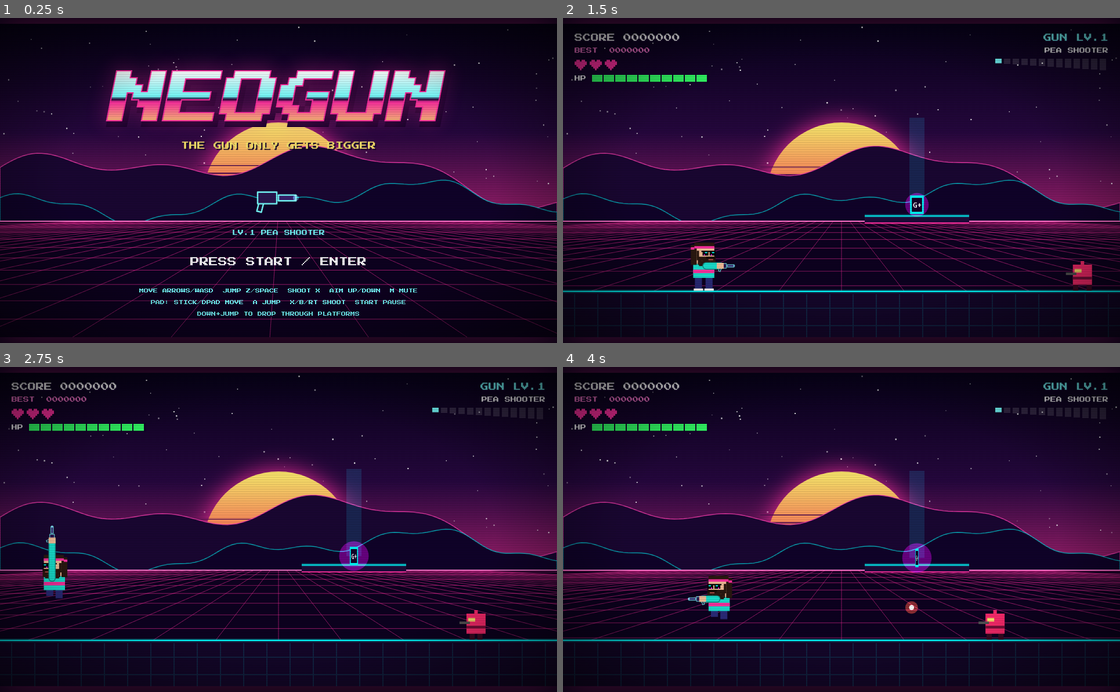
Above: before the commit, frames 1-4 (two rows, left to right).
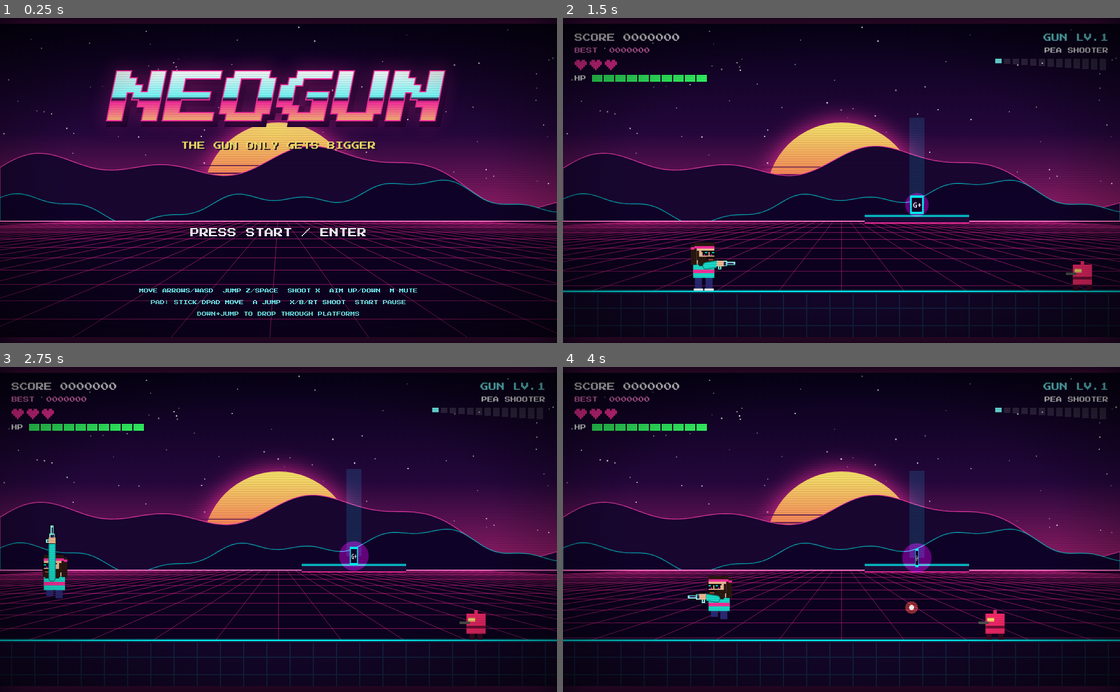
Above: after the commit, the same moments.

Repository: markashleybell/neogame
Game: browser game, page index.html
Same seed, same stepped clock (60 frames per second), same inputs: the game is played once before the commit and once after it.
Inputs (mouse positions are in pixels of both pictures, inside the frame that each line leads up to):
- Up to frame 1 (0.25 s): no input
- Up to frame 2 (1.5 s): click (841, 180) at 0.27 s; hold Right from 1.03 s (still down); tap Space at 1.1 s
- Up to frame 3 (2.75 s): release Right at 1.53 s; hold Down 1.58-1.85 s; tap Space at 1.6, 2.1, 2.6 s; hold Left 1.9-2.47 s; tap A at 2.52 s; hold Up from 2.52 s (still down)
- Up to frame 4 (4 s): release Up at 2.82 s; hold Right 2.87-3.53 s; tap Space at 3.1, 3.6 s; hold Up 3.58-3.82 s; hold Left from 3.87 s (still down)

The runs differ from the first frame. In frame 1, 1.0% of the frame differs, in the area x 34-66%, y 53-77%; in frame 2, less than 0.1%; in frame 3, less than 0.1%; in frame 4, less than 0.1%.

Commit message:
Tweaks

Diff:
--- a/game.js
+++ b/game.js
@@ -10,7 +10,8 @@
 const GROW_FRAMES = 45;
 
 const canvas = document.getElementById('game');
-const ctx = canvas.getContext('2d');
+// `let` so gun sprites can temporarily redirect drawing to their low-res buffer.
+let ctx = canvas.getContext('2d');
 const wrap = document.getElementById('wrap');
 
 function fit() {
@@ -68,7 +69,7 @@
     name: 'GUN OF GOD MK.' + k,
     len: base.len * f, thick: base.thick * f, r: base.r * f,
     dmg: base.dmg * f, count: Math.min(15, base.count + k),
-    color: ['#f0f', '#0ff', '#ff0', '#fff'][k % 4],
+    color: ['#ffd700', '#7ff', '#fff', '#f6f', '#ff4'][k - 1],
   };
 }
 
@@ -391,7 +392,9 @@
   const p = g.player, sh = shoulderPos(p);
   // Aiming upwards needs extra reach to clear the head.
   const a = armLength(g) + Math.max(0, -Math.sin(p.ang)) * p.h * 0.5;
-  return { x: sh.x + Math.cos(p.ang) * a, y: sh.y + Math.sin(p.ang) * a };
+  // Lift thicker guns when held level, so the big ones don't hide the floor and holes.
+  const lift = gunStats(g.gunLevel).thick * 0.5 * Math.abs(Math.cos(p.ang));
+  return { x: sh.x + Math.cos(p.ang) * a, y: sh.y + Math.sin(p.ang) * a - lift };
 }
 
 function banner(g, text, sub, color) {
@@ -909,6 +912,9 @@
 
 // Gun palette
 const G_DARK = '#1a0d33', G_MID = '#2a1650', G_LIGHT = '#3a2270', G_WOOD = '#6b3416', G_STEEL = '#55557a';
+// Body and trim colours for the Planet Splitter (0) and Gun of God Mk.1-5.
+const GOD_BODY = [G_MID, G_MID, '#1d2a50', '#3a3a5a', '#4a1a4a', '#8a6a10'];
+const GOD_TRIM = [G_LIGHT, '#b08a20', G_LIGHT, '#b08a20', G_LIGHT, '#ffd700'];
 
 function gunBox(x, y, w, h, fill) {
   ctx.fillStyle = fill;
@@ -1008,8 +1014,8 @@
     gunCircle(-T * 0.2, T * 0.9, T * 0.6, G_DARK);
     gunBox(-T * 0.6, -T / 2, L * 0.3, T, G_MID);
     for (let i = 0; i < 3; i++) {
-      const y = Math.sin(t * 0.6 + i * 2.09) * T * 0.3;
-      gunBox(L * 0.25, y - T * 0.09, L * 0.75, T * 0.18, i === 0 ? G_STEEL : G_LIGHT);
+      const y = Math.sin(t * 0.6 + i * 2.09) * T * 0.34;
+      gunBox(L * 0.25, y - T * 0.13, L * 0.75, T * 0.26, i === 0 ? G_STEEL : G_LIGHT);
     }
     gunBox(L * 0.45, -T * 0.45, L * 0.05, T * 0.9, s.color);
     gunBox(L * 0.92, -T * 0.45, L * 0.05, T * 0.9, s.color);
@@ -1102,36 +1108,93 @@
     }
     glow(L, 0, T * (0.35 + 0.1 * Math.sin(t * 0.25)), '#fff', 0.8);
   },
-  // Planet splitter: everything at once
-  (L, T, s, t) => {
-    grip(T * 0.3);
-    for (const y of [-0.75, 0.75]) gunBox(T * 0.5, T * y - T * 0.12, L * 0.7, T * 0.24, G_STEEL);
-    ctx.fillStyle = G_MID;
-    ctx.beginPath();
-    for (let x = -T; x < L * 0.6; x += T * 0.6) {
-      ctx.moveTo(x, -T * 0.5); ctx.lineTo(x + T * 0.3, -T * 1.1); ctx.lineTo(x + T * 0.6, -T * 0.5);
-    }
-    ctx.fill(); ctx.stroke();
-    gunBox(-T * 1.2, -T * 0.5, L * 0.65 + T * 1.2, T, G_MID);
-    hazard(L * 0.05, -T * 0.5, L * 0.12, T);
-    gunBox(L * 0.6, -T * 0.35, L * 0.4, T * 0.7, G_LIGHT);
-    for (let i = 0; i < 4; i++) gunBox(L * 0.65 + i * L * 0.085, -T * 0.5, T * 0.15, T, s.color);
-    for (let i = 0; i < 8; i++) {
-      ctx.fillStyle = (Math.floor(t / 5) + i) % 3 === 0 ? '#fff' : (i % 2 ? '#f0f' : '#0ff');
-      ctx.fillRect(L * 0.2 + i * L * 0.05, -T * 0.06, T * 0.12, T * 0.12);
-    }
-    gunCircle(-T * 0.6, 0, T * 0.3, G_DARK);
-    glow(-T * 0.6, 0, T * 0.25, s.color, 0.7 + 0.3 * Math.sin(t * 0.2));
-  },
+  // Planet splitter: the base the Gun of God tiers build on
+  (L, T, s, t) => drawGodGun(L, T, s, t, 0),
 ];
 
-function drawGunShape(s, level, muzzle, t) {
+// Guns are drawn as vector shapes into a low-res buffer, then snapped to a palette,
+// given a 1px outline and top/bottom shading, and scaled back up without smoothing.
+const GUN_PX = 2; // world units per art pixel, matching the hero sprite
+const gunCanvas = document.createElement('canvas');
+const gunCtx = gunCanvas.getContext('2d', { willReadFrequently: true });
+const OUTLINE = [7, 2, 15];
+
+function hexToRgb(hex) {
+  let h = hex.replace('#', '');
+  if (h.length === 3) h = h.split('').map(c => c + c).join('');
+  const n = parseInt(h, 16);
+  return [(n >> 16) & 255, (n >> 8) & 255, n & 255];
+}
+const GUN_PALETTE = [...new Set([
+  G_DARK, G_MID, G_LIGHT, G_WOOD, G_STEEL, '#e6c200', '#ffe600', '#111111', '#ffffff', '#c33', '#f00', '#400',
+  '#555', '#3a4a1a', '#9ff', '#ff0', '#f44', '#f0f', '#0ff', '#d9a441',
+  ...GOD_BODY, ...GOD_TRIM, '#ffd700', '#7ff', '#f6f', '#ff4',
+  ...GUN_TABLE.map(s => s.color),
+])].map(hexToRgb);
+const paletteCache = new Map();
+function nearestColour(r, g, b) {
+  const key = ((r >> 3) << 10) | ((g >> 3) << 5) | (b >> 3);
+  let c = paletteCache.get(key);
+  if (c) return c;
+  let best = Infinity;
+  for (const p of GUN_PALETTE) {
+    const d = (p[0] - r) ** 2 + (p[1] - g) ** 2 + (p[2] - b) ** 2;
+    if (d < best) { best = d; c = p; }
+  }
+  paletteCache.set(key, c);
+  return c;
+}
+
+function pixelateGun(w, h) {
+  const img = gunCtx.getImageData(0, 0, w, h), d = img.data;
+  const solid = new Uint8Array(w * h);
+  for (let i = 0; i < w * h; i++) solid[i] = d[i * 4 + 3] > 110 ? 1 : 0;
+  for (let y = 0; y < h; y++) {
+    for (let x = 0; x < w; x++) {
+      const i = y * w + x, o = i * 4;
+      if (solid[i]) {
+        const c = nearestColour(d[o], d[o + 1], d[o + 2]);
+        const f = y > 0 && !solid[i - w] ? 1.35 : y < h - 1 && !solid[i + w] ? 0.6 : 1;
+        d[o] = Math.min(255, c[0] * f); d[o + 1] = Math.min(255, c[1] * f); d[o + 2] = Math.min(255, c[2] * f);
+        d[o + 3] = 255;
+      } else if ((x > 0 && solid[i - 1]) || (x < w - 1 && solid[i + 1]) || (y > 0 && solid[i - w]) || (y < h - 1 && solid[i + w])) {
+        d[o] = OUTLINE[0]; d[o + 1] = OUTLINE[1]; d[o + 2] = OUTLINE[2]; d[o + 3] = 255;
+      } else {
+        d[o + 3] = 0;
+      }
+    }
+  }
+  gunCtx.putImageData(img, 0, 0);
+}
+
+// Draws the gun pointing along +x with its grip at the origin. `flip` mirrors it vertically
+// before pixelation so the shading still lights it from above.
+function drawGunShape(s, level, muzzle, t, flip = false) {
   const L = s.len, T = s.thick;
-  ctx.lineWidth = Math.max(1, T * 0.06);
+  const x0 = -2.5 * T - 4, x1 = L + 0.3 * T + 4, yTop = -1.4 * T - 4, yBot = 2.1 * T + 4;
+  const w = Math.ceil((x1 - x0) / GUN_PX) + 2, h = Math.ceil((yBot - yTop) / GUN_PX) + 2;
+  if (gunCanvas.width < w || gunCanvas.height < h) {
+    gunCanvas.width = Math.max(gunCanvas.width, w);
+    gunCanvas.height = Math.max(gunCanvas.height, h);
+  }
+  gunCtx.setTransform(1, 0, 0, 1, 0, 0);
+  gunCtx.clearRect(0, 0, w, h);
+  gunCtx.setTransform(1 / GUN_PX, 0, 0, (flip ? -1 : 1) / GUN_PX, -x0 / GUN_PX + 1, (flip ? yBot : -yTop) / GUN_PX + 1);
+  const main = ctx;
+  ctx = gunCtx;
+  ctx.globalAlpha = 1;
+  ctx.globalCompositeOperation = 'source-over';
+  ctx.lineWidth = Math.max(GUN_PX, T * 0.06);
   ctx.strokeStyle = s.color;
-  ctx.lineJoin = 'round';
+  ctx.lineJoin = 'miter';
   if (level >= NUKE_LEVEL) drawNukeGun(L, T, s, t);
-  else GUN_DRAW[Math.min(level, GUN_DRAW.length - 1)](L, T, s, t);
+  else if (level >= GUN_TABLE.length) drawGodGun(L, T, s, t, level - (GUN_TABLE.length - 1));
+  else GUN_DRAW[level](L, T, s, t);
+  ctx = main;
+  pixelateGun(w, h);
+  ctx.imageSmoothingEnabled = false;
+  ctx.drawImage(gunCanvas, 0, 0, w, h, x0 - GUN_PX, (flip ? -yBot : yTop) - GUN_PX, w * GUN_PX, h * GUN_PX);
+  ctx.imageSmoothingEnabled = true;
   // muzzle glow / flash
   glow(L, 0, T * 0.25, s.color, 0.35 + 0.15 * Math.sin(t * 0.2));
   if (muzzle > 0) {
@@ -1152,6 +1215,70 @@
   ctx.beginPath(); ctx.arc(cx, cy, r * 0.25, 0, Math.PI * 2); ctx.fill();
   ctx.fillStyle = '#111';
   ctx.beginPath(); ctx.arc(cx, cy, r * 0.15, 0, Math.PI * 2); ctx.fill();
+}
+
+// Planet Splitter (mk 0) and the Gun of God tiers (mk 1-5). Each tier keeps the
+// previous tier's parts and adds one more.
+
+function drawGodGun(L, T, s, t, mk) {
+  const body = GOD_BODY[mk], trim = GOD_TRIM[mk];
+  grip(T * 0.3);
+  // Mk.3: swept wings at the back
+  if (mk >= 3) {
+    ctx.fillStyle = G_LIGHT;
+    for (const dir of [-1, 1]) {
+      ctx.beginPath();
+      ctx.moveTo(-T * 1.1, dir * T * 0.5); ctx.lineTo(-T * 1.9, dir * T * 1.3);
+      ctx.lineTo(-T * 0.9, dir * T * 1.3); ctx.lineTo(L * 0.15, dir * T * 0.5);
+      ctx.closePath(); ctx.fill(); ctx.stroke();
+    }
+  }
+  // side barrels; Mk.4 makes them longer with capped muzzles
+  const sideLen = mk >= 4 ? L * 0.88 : L * 0.7;
+  for (const y of [-0.75, 0.75]) {
+    gunBox(T * 0.5, T * y - T * 0.12, sideLen, T * 0.24, G_STEEL);
+    if (mk >= 4) gunBox(T * 0.5 + sideLen - T * 0.2, T * y - T * 0.18, T * 0.2, T * 0.36, s.color);
+  }
+  // flat trapezoid housing on top
+  ctx.fillStyle = body;
+  ctx.beginPath();
+  ctx.moveTo(-T * 1.0, -T * 0.5); ctx.lineTo(-T * 0.6, -T * 0.95);
+  ctx.lineTo(L * 0.48, -T * 0.95); ctx.lineTo(L * 0.6, -T * 0.5);
+  ctx.closePath(); ctx.fill(); ctx.stroke();
+  gunBox(-T * 0.3, -T * 0.82, L * 0.6, T * 0.12, trim);
+  // Mk.5: battlements along the top, like a crown
+  if (mk >= 5) for (let i = 0; i < 4; i++) gunBox(-T * 0.4 + i * L * 0.16, -T * 1.2, T * 0.3, T * 0.27, '#ffd700');
+  // main body
+  gunBox(-T * 1.2, -T * 0.5, L * 0.65 + T * 1.2, T, body);
+  if (mk < 3) hazard(L * 0.05, -T * 0.5, L * 0.12, T);
+  else gunBox(L * 0.05, -T * 0.5, L * 0.12, T, trim);
+  // front barrel and cooling fins
+  gunBox(L * 0.6, -T * 0.35, L * 0.4, T * 0.7, G_LIGHT);
+  for (let i = 0; i < 4; i++) gunBox(L * 0.65 + i * L * 0.085, -T * 0.5, T * 0.15, T, s.color);
+  // Mk.2: pulsing halo rings round the barrel
+  if (mk >= 2) {
+    ctx.save();
+    ctx.lineWidth = Math.max(GUN_PX, T * 0.08);
+    ctx.strokeStyle = '#ffd700';
+    for (let i = 0; i < 2; i++) {
+      const ry = T * (0.75 + 0.08 * Math.sin(t * 0.15 + i * 2));
+      ctx.beginPath(); ctx.ellipse(L * (0.74 + i * 0.16), 0, T * 0.14, ry, 0, 0, Math.PI * 2); ctx.stroke();
+    }
+    ctx.restore();
+  }
+  for (let i = 0; i < 8; i++) {
+    ctx.fillStyle = (Math.floor(t / 5) + i) % 3 === 0 ? '#fff' : (i % 2 ? '#f0f' : '#0ff');
+    ctx.fillRect(L * 0.2 + i * L * 0.05, -T * 0.06, T * 0.12, T * 0.12);
+  }
+  // power core; Mk.1 and up it's an all-seeing eye
+  gunCircle(-T * 0.6, 0, T * 0.3, G_DARK);
+  if (mk >= 1) {
+    gunCircle(-T * 0.6, 0, T * 0.22, '#fff');
+    ctx.fillStyle = s.color;
+    ctx.beginPath(); ctx.arc(-T * 0.6 + Math.sin(t * 0.05) * T * 0.08, 0, T * 0.1, 0, Math.PI * 2); ctx.fill();
+  } else {
+    glow(-T * 0.6, 0, T * 0.25, s.color, 0.7 + 0.3 * Math.sin(t * 0.2));
+  }
 }
 
 // Launcher tube with a warhead strapped to the front.
@@ -1191,13 +1318,13 @@
   ctx.translate(h.x, h.y);
   ctx.rotate(p.ang);
   const c = Math.cos(p.ang);
-  if (c < -0.01 || (Math.abs(c) <= 0.01 && p.face < 0)) ctx.scale(1, -1);
+  const flip = c < -0.01 || (Math.abs(c) <= 0.01 && p.face < 0);
   // Freshly upgraded guns spring out from their old size.
   if (g.gunGrow > 0) {
     const k = gunGrowScale(g);
     ctx.scale(k, k);
   }
-  drawGunShape(s, g.gunLevel, p.muzzle, g.frame);
+  drawGunShape(s, g.gunLevel, p.muzzle, g.frame, flip);
   ctx.restore();
   if (g.gunGrow > GROW_FRAMES - 8) {
     ctx.save();
@@ -1560,18 +1687,7 @@
   drawLogo(130, titleT);
   neonText('THE GUN ONLY GETS BIGGER', W / 2, 210, 14, '#ffe66d');
 
-  // Cycle a preview of the gun progression, scaled down to fit.
-  const lvl = Math.floor(titleT / 70) % GUN_TABLE.length;
-  const s = GUN_TABLE[lvl];
-  const sc = Math.min(2.5, 420 / s.len);
-  ctx.save();
-  ctx.translate(W / 2 - (s.len * sc) / 2, 300);
-  ctx.scale(sc, sc);
-  drawGunShape(s, lvl, titleT % 20 < 4 ? 1 : 0, titleT);
-  ctx.restore();
-  neonText('LV.' + (lvl + 1) + ' ' + s.name, W / 2, 360, 10, s.color);
-
-  if ((titleT >> 5) % 2 === 0) neonText('PRESS START / ENTER', W / 2, 410, 16, '#fff');
+  if ((titleT >> 5) % 2 === 0) neonText('PRESS START / ENTER', W / 2, 360, 16, '#fff');
   neonText('MOVE ARROWS/WASD  JUMP Z/SPACE  SHOOT X  AIM UP/DOWN  M MUTE', W / 2, 460, 8, '#7ff');
   neonText('PAD: STICK/DPAD MOVE  A JUMP  X/B/RT SHOOT  START PAUSE', W / 2, 480, 8, '#7ff');
   neonText('DOWN+JUMP TO DROP THROUGH PLATFORMS', W / 2, 500, 8, '#7ff');
